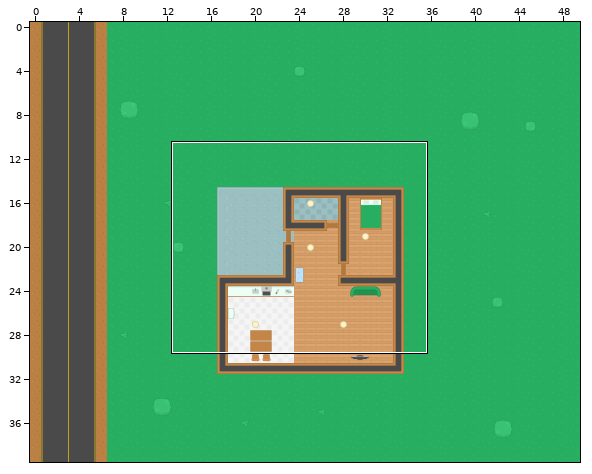
One commit to this Tiled map: maps/1.tmx. The first picture is a wide view before the edit; the outline marks the close-up.
Close-up. As it was:
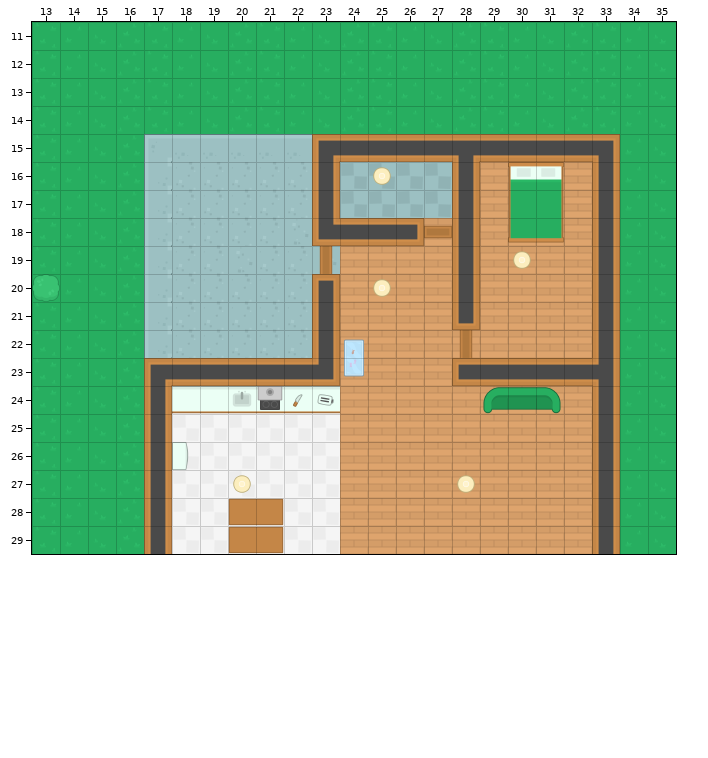
Cells are 128x128 px. Shown: x 13..35, y 11..29.
New version:
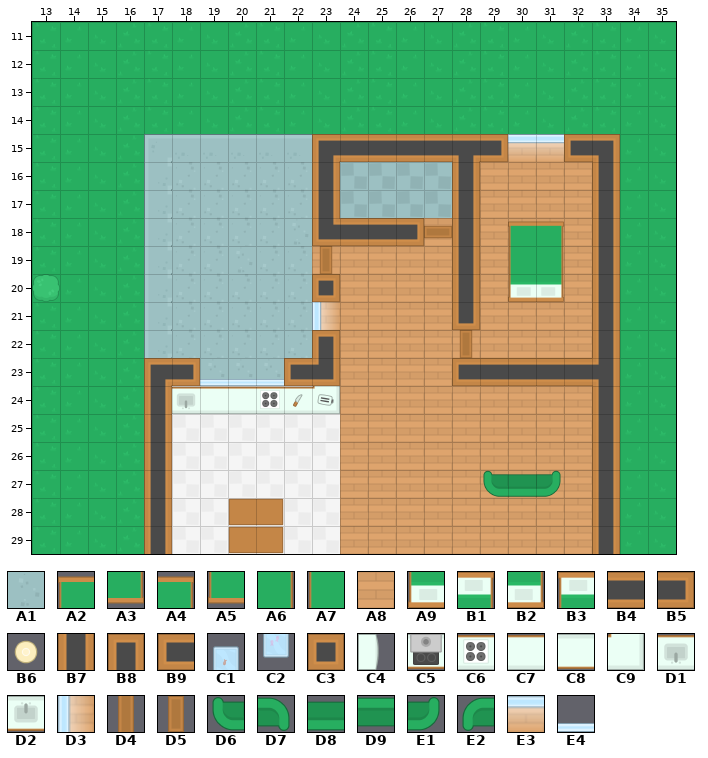
Key: from "main": A1 6, A2 48, A3 48 turned 180, A4 49, A5 49 turned 180, A6 75 turned 180, A7 76 turned 180, A8 95, A9 102, B1 102 turned 180, B2 103, B3 103 turned 180, B4 119, B5 122, B6 131, B7 146, B8 149, B9 150, C1 158 turned 90, C2 159 turned 90, C3 204, C4 269 turned 90, C5 295 turned 180, C6 296, C7 320, C8 320 turned 180, C9 321, D1 322, D2 322 turned 180, D3 436, D4 440, D5 441, D6 446, D7 446 turned 180, D8 447, D9 447 turned 180, E1 448, E2 448 turned 180, E3 463, E4 514.
__ is an empty cell.
See-through tiles are keyed as they look on the map.
The exact change:
Layer "base":
The author put tile A8 in row 15 at x 30 to 31; in row 21 at x 23.
Tile A1 becomes tile A8 in row 19 at x 23.
Layer "walls":
Tile B4 becomes tile B5 in row 15 at x 29; in row 23 at x 18.
Tile B7 becomes tile B8 in row 22 at x 23.
Tile B4 becomes tile B9 in row 15 at x 32; in row 23 at x 22.
Tile B8 becomes tile C3 in row 20 at x 23.
Tile B7 becomes tile D3 in row 21 at x 23.
Tile B4 becomes tile E3 in row 15 at x 30 to 31.
Tile B4 becomes tile E4 in row 23 at x 19 to 21.
Layer "doors":
Tile D4 becomes tile D5 in row 19 at x 23; in row 22 at x 28.
Layer "objects":
Tile A5 becomes tile A2 in row 18 at x 30.
Tile A3 becomes tile A4 in row 18 at x 31.
The author put tile A6 in row 19 at x 31.
The author put tile A7 in row 19 at x 30.
The author put tile A9 in row 20 at x 30.
The author put tile B2 in row 20 at x 31.
Tile C5 becomes tile C6 in row 24 at x 21.
Tile C8 becomes tile C7 in row 24 at x 19 and 22.
Tile D2 becomes tile C7 in row 24 at x 20.
Tile C8 becomes tile C9 in row 24 at x 23.
Tile C8 becomes tile D1 in row 24 at x 18.
The author put tile D6 in row 27 at x 29.
The author put tile D8 in row 27 at x 30.
The author put tile E1 in row 27 at x 31.
The edit erases tile A6 in row 17 at x 31.
The edit erases tile A7 in row 17 at x 30.
The edit erases tile B1 in row 16 at x 31.
The edit erases tile B3 in row 16 at x 30.
The edit erases tile C1 in row 22 at x 24.
The edit erases tile C2 in row 23 at x 24.
The edit erases tile C4 in row 26 at x 18.
The edit erases tile D7 in row 24 at x 31.
The edit erases tile D9 in row 24 at x 30.
The edit erases tile E2 in row 24 at x 29.
Layer "light" (removed):
The edit erases tile B6 in row 16 at x 25; in row 19 at x 30; in row 20 at x 25; in row 27 at x 20 and 28.
